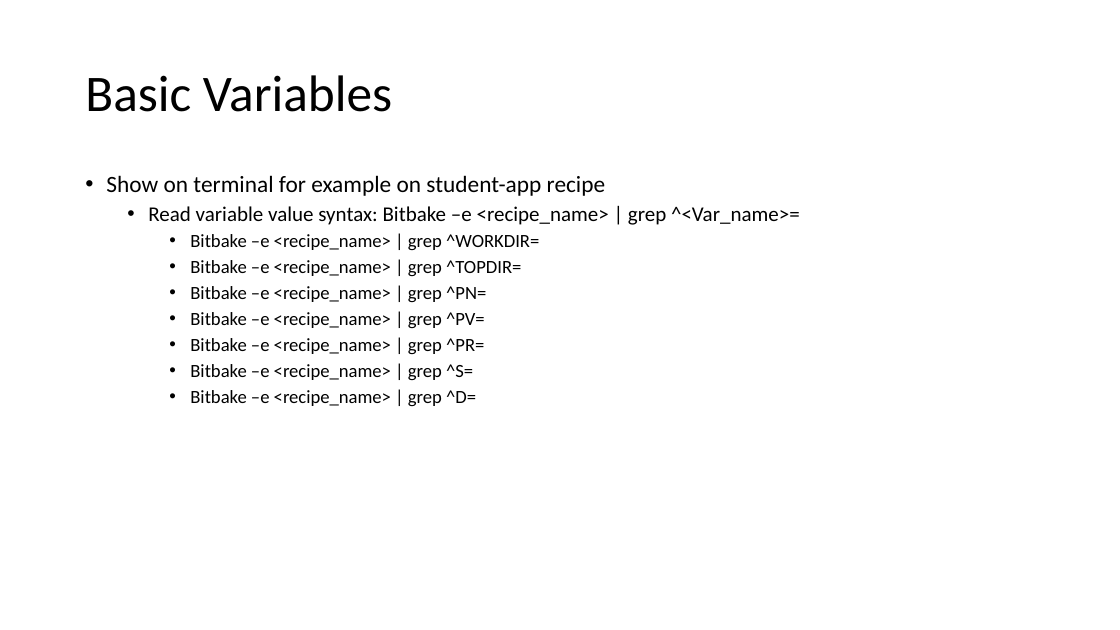
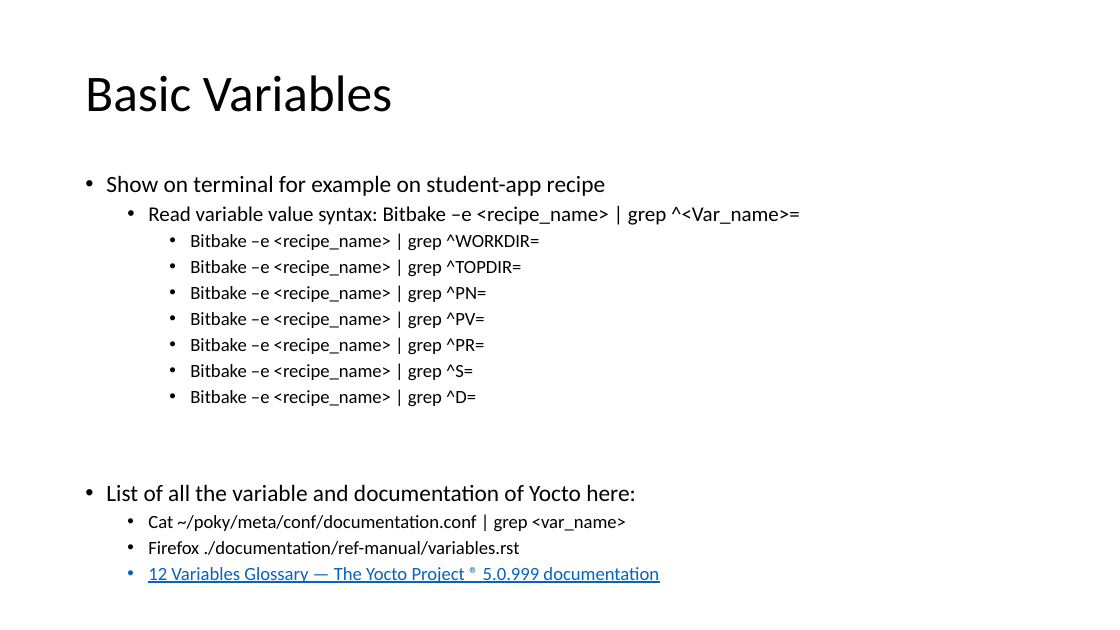
Before and after one commit to yaronda2/YoctoCourse, a slide deck: slide 37 of Yocto Practice_Release.pptx. Drawn at 1120x630 pixels with LibreOffice and Linux fonts; fonts in the diff are those of the drawing. Boxes give left, top, right and bottom in pixels: in the first picture for what was removed or moved away, otherwise in the second. Text is boxed around its words. In the diff, an @@ line names an element or a change of style, - is before the commit and + after.

```diff
--- a/Yocto Practice_Release.pptx
+++ b/Yocto Practice_Release.pptx
@@ text at box(106, 484, 659, 584): paragraphs added @@
+• List of all the variable and documentation of Yocto here:
+  • Cat ~/poky/meta/conf/documentation.conf | grep <var_name>
+  • Firefox ./documentation/ref-manual/variables.rst
+  • 12 Variables Glossary — The Yocto Project ® 5.0.999 documentation
```
Also in this commit, not shown: 2 other slides changed, 13 slides added.
